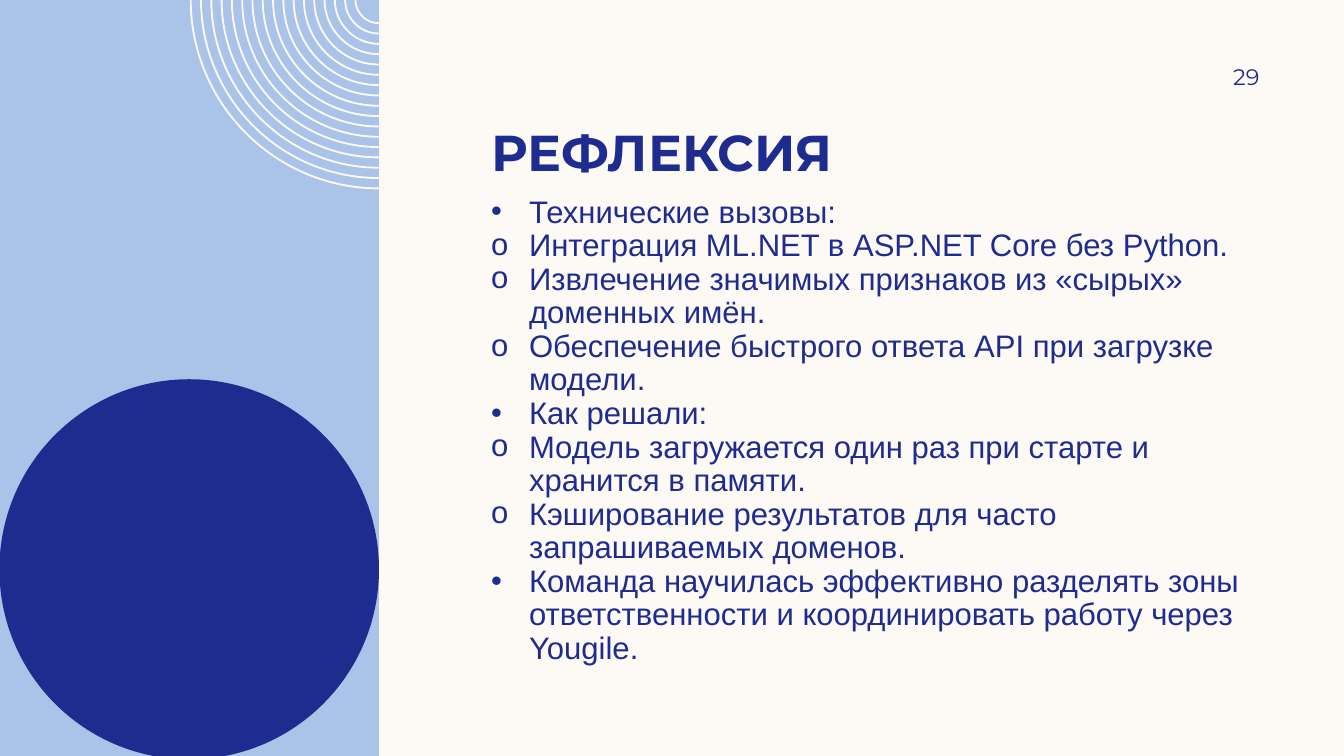
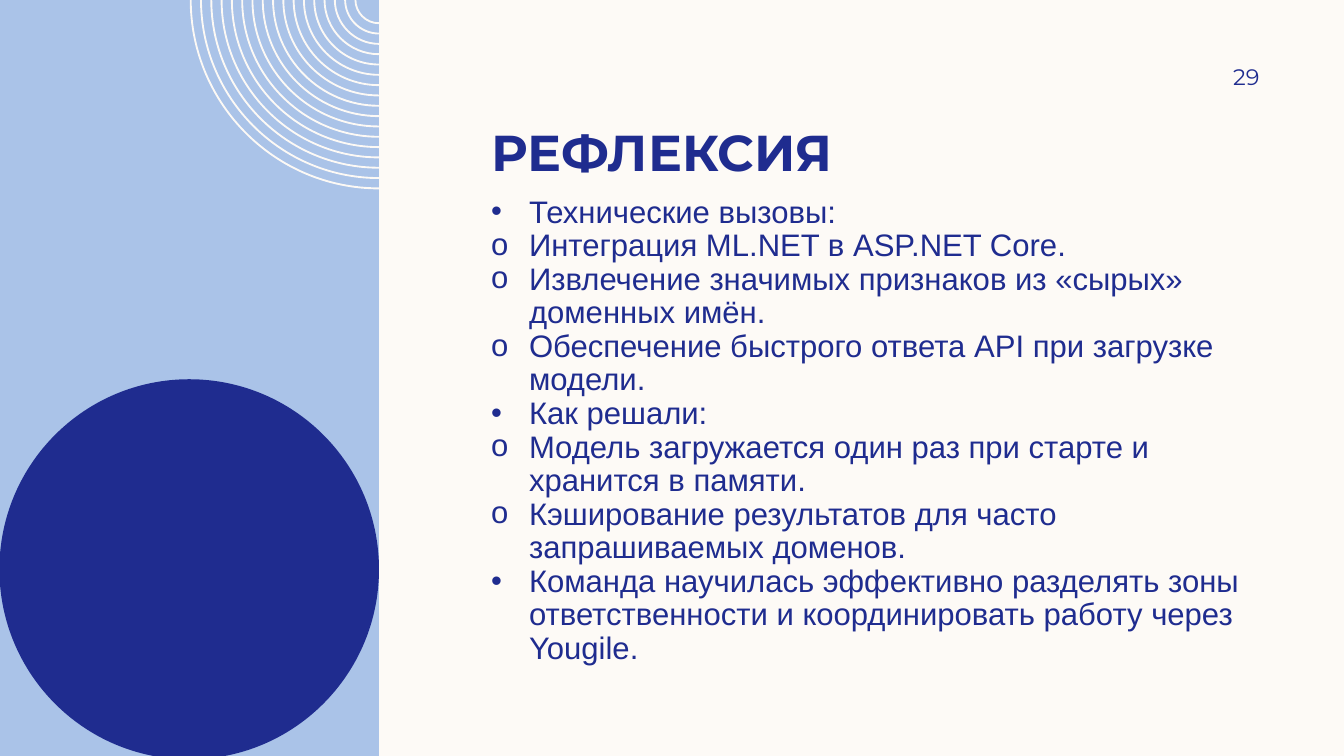
Before and after one commit to andreyilych/cs2valvesoftware, a slide deck: slide 29 of анализатор подозрительности доменных имен (DNS).pptx. Drawn at 1344x756 pixels with LibreOffice and Linux fonts; fonts in the diff are those of the drawing; background and template pictures are left out. Boxes give left, top, right and bottom in pixels: in the first picture for what was removed or moved away, otherwise in the second. Text is boxed around its words. In the diff, an @@ line names an element or a change of style, - is before the commit and + after.

```diff
--- a/анализатор подозрительности доменных имен (DNS).pptx
+++ b/анализатор подозрительности доменных имен (DNS).pptx
@@ text at [529, 234, 1066, 262]: text changed @@
-o Интеграция ML.NET в ASP.NET Core без Python.
+o Интеграция ML.NET в ASP.NET Core.
```
Also in this commit, not shown: 5 other slides changed.
